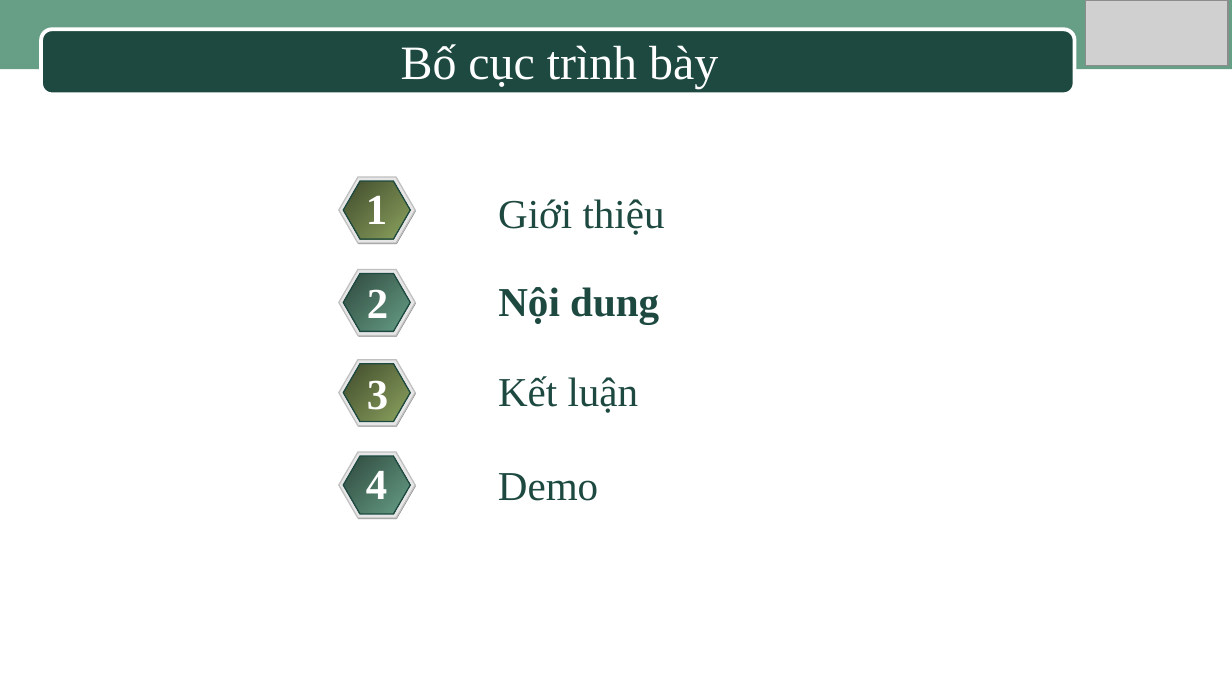
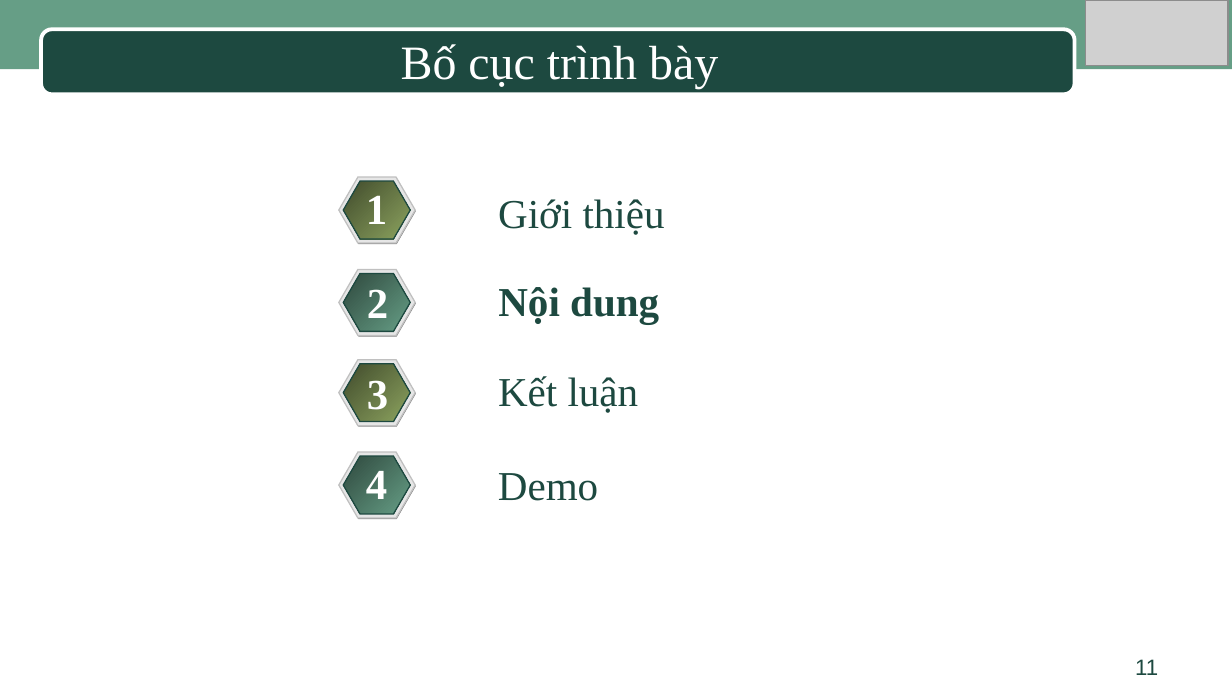
Before and after one commit to HuynhHueTruc/LuanVanTinHocUngDung, a slide deck: slide 11 of Slide_Bao_cao_luan_Van.ppt. Drawn at 1232x693 pixels with LibreOffice and Linux fonts; fonts in the diff are those of the drawing; grey boxes stand for pictures; background and template pictures are left out. Boxes give left, top, right and bottom in pixels: in the first picture for what was removed or moved away, otherwise in the second. Text is boxed around its words. In the diff, an @@ line names an element or a change of style, - is before the commit and + after.

```diff
--- a/Slide_Bao_cao_luan_Van.ppt
+++ b/Slide_Bao_cao_luan_Van.ppt
@@ page number added at box(1135, 659, 1158, 675), 13 pt, text #1D4940 @@
+11
```
Also in this commit, not shown: 19 other slides changed, 11 other files.
